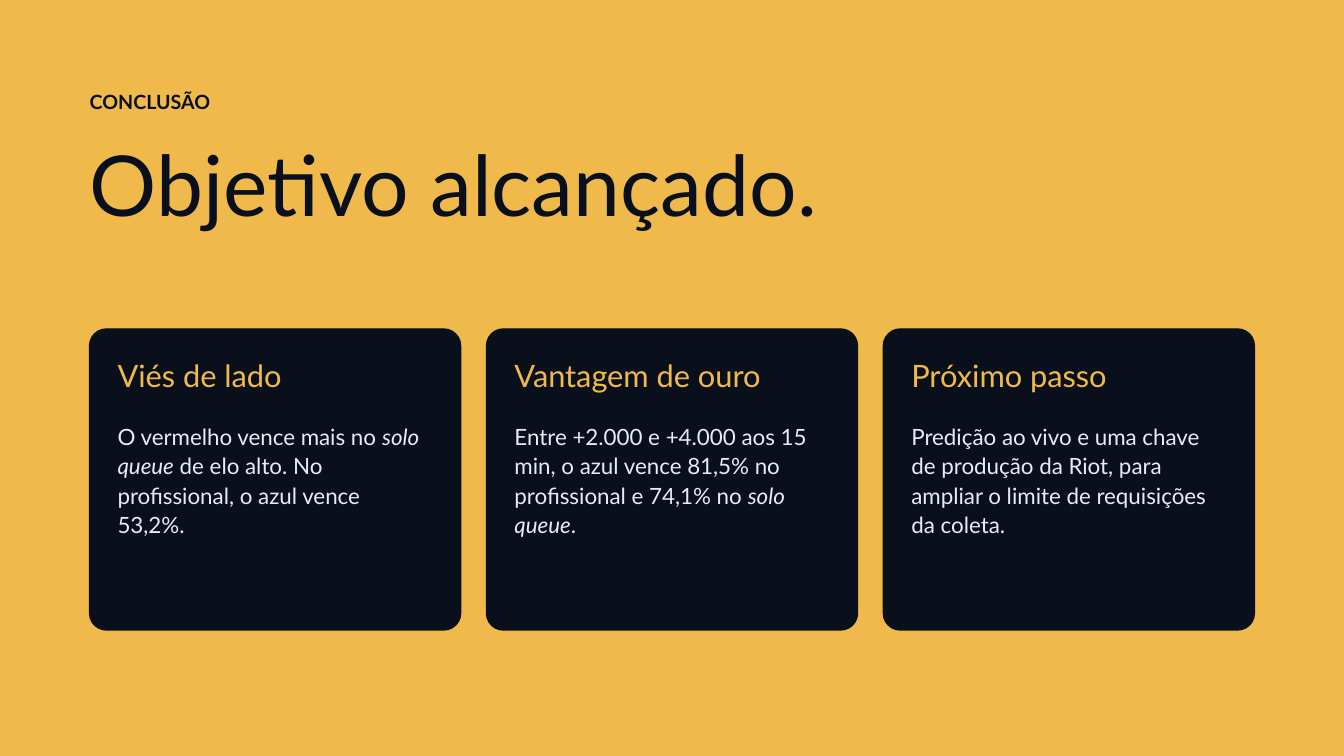
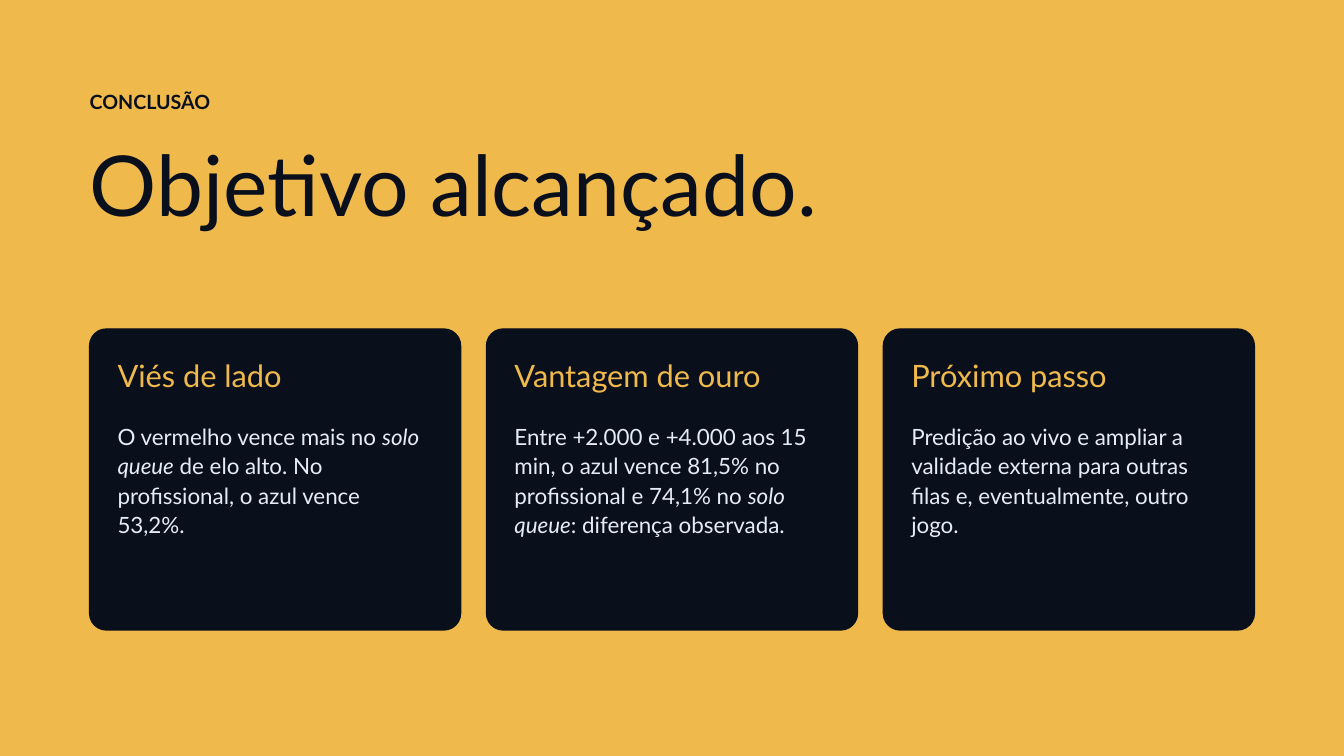
Before and after one commit to tamiosso125/lol-analytics, a slide deck: slide 17 of docs/bellestraiko_defesa_v4.pptx. Drawn at 1344x756 pixels with LibreOffice and Linux fonts; fonts in the diff are those of the drawing. Boxes give left, top, right and bottom in pixels: in the first picture for what was removed or moved away, otherwise in the second. Text is boxed around its words. In the diff, an @@ line names an element or a change of style, - is before the commit and + after.

```diff
--- a/docs/bellestraiko_defesa_v4.pptx
+++ b/docs/bellestraiko_defesa_v4.pptx
@@ text at [514,428,807,537]: text changed @@
-Entre +2.000 e +4.000 aos 15 min, o azul vence 81,5% no profissional e 74,1% no solo queue.
+Entre +2.000 e +4.000 aos 15 min, o azul vence 81,5% no profissional e 74,1% no solo queue: diferença observada.
@@ text at [911,428,1188,537]: text changed @@
-Predição ao vivo e uma chave de produção da Riot, para ampliar o limite de requisições da coleta.
+Predição ao vivo e ampliar a validade externa para outras filas e, eventualmente, outro jogo.
```
Also in this commit, not shown: 8 other slides changed.
